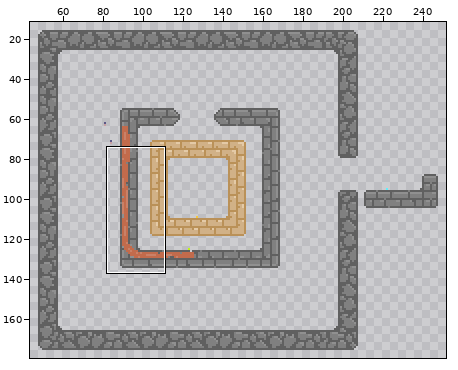
One commit to this pixel-art file: assets/levels/cage.aseprite. The picture above shows the old version from afar; the outline marks the close-up.
Close-up. Old version:
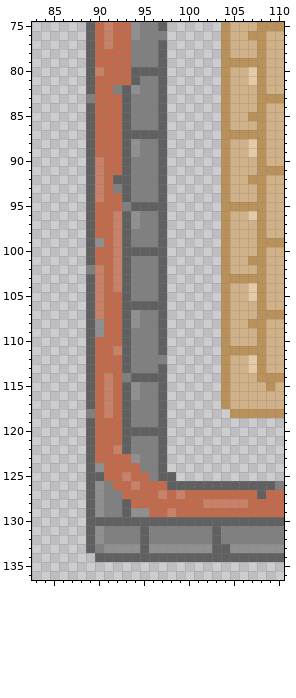
256x192 pixels, 1 frame. Shown: x 83..110, y 75..136. The wide view leaves out empty margins.
And afterwards:
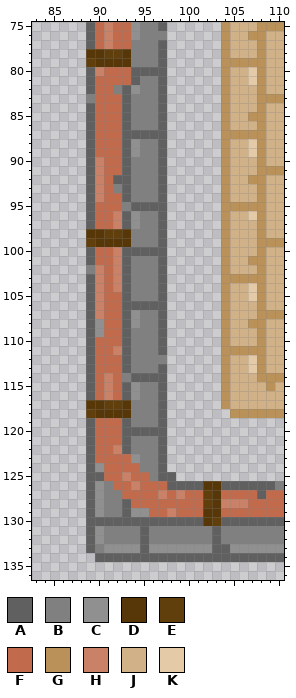
Palette (. is transparent): A #606060  B #808080  C #909090  D #573708  E #613f0d  F #c26b4c  G #ba9158  H #c98168  J #d1b187  K #e4caa7
The commit says: add missing wire stubs for level cage Signed-off-by: szdytom <szdytom@qq.com>
What changed:
layer "Wire Stubs" added
Layer "Wire Stubs":
y 78: x 89..93 AFFFF -> DDEED
y 79: x 89..93 AFFFF -> EDDDD
y 98: x 89..93 AFFHA -> DDEED
y 99: x 89..93 ACFHA -> EDDDD
y 117: x 89..93 AFHFA -> DDEED
y 118: x 89..93 BFHFA -> EDDDD
y 126: x 102..103 AA -> DD
y 127: x 102..103 FF -> ED
y 128: x 102..103 HH -> ED
y 129: x 102..103 FF -> DD
y 130: x 102..103 AA -> DE
Pixel boxes of the changes (left, top, right, bottom) in both close-ups:
changed: (86, 49, 131, 67)
changed: (86, 229, 131, 247)
changed: (86, 400, 131, 418)
changed: (203, 481, 221, 526)
